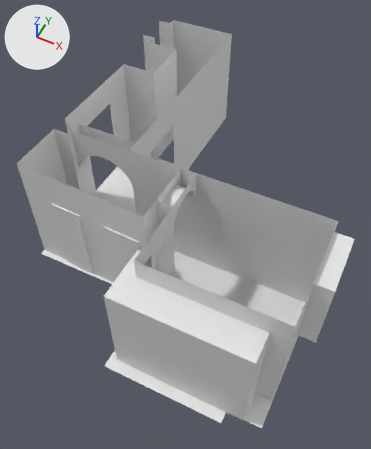
Renders of the Blender file vl.vlabs.com.ua/models/apartment/src/apartment.blend from each side of a commit.
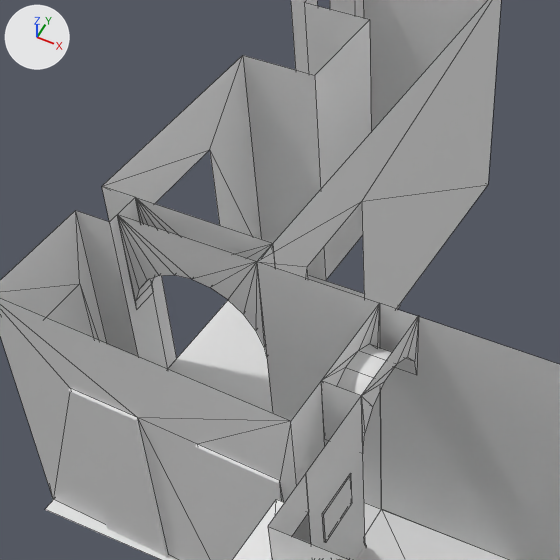
Each version is shown whole from a camera (50 mm lens) standing at (2.09, -4.42, 10.4) and looking at (-1.73, 3.23, 0.85), then close up on the part from 6% to 69% of the width and 9% to 61% of the height. Arrows for +X, +Y and +Z are at upper left; the lights stay in place. The close-ups show mesh edges as thin lines. Materials are left out; every surface is plain grey.

In view in the first close-up: 'bathroomDoor', 'bigRoomDoor', 'corridorWalls', 'floor.001', 'kitchenFloor', 'kitchenWalls', 'toiletDoor'.
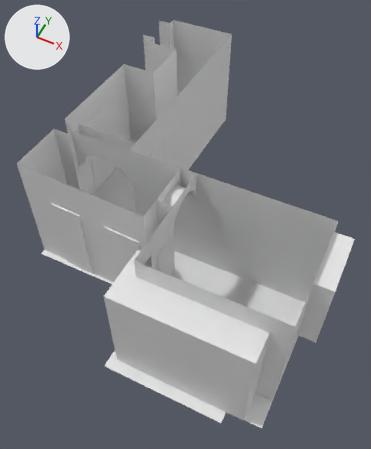
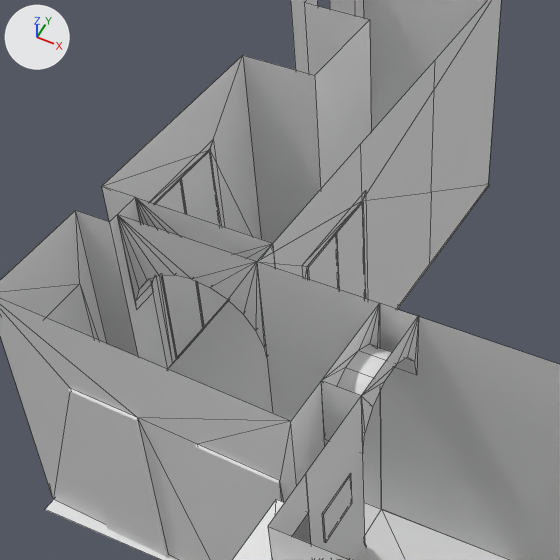
Where the newer file only moved an object's origin or applied its transform, the numbers keep the older frame.

What changed in the scene script:
```text
Change me_kitchenwallsgeometry:
    where me_kitchenwallsgeometry.from_pydata(...)  # 239 vertices, 181 faces; spans x -4.35..0.78, y 0.0..3.29, z 0.0..2.96
    verts and faces of me_kitchenwallsgeometry; kept vertices keep their numbers, new ones are numbered from 239
    me_kitchenwallsgeometry part 1
    add delete_faces([(0, 2, 3, 1)])
    add verts[239] = (-5.91, 3.28, 1.73)  # pixel (136, 309)
    add verts[240] = (-4.35, 3.28, 1.73)  # pixel (266, 357)
    add verts[241] = (-5.13, 3.28, 2.45)  # pixel (191, 279)
    add verts[242] = (-5.33, 3.28, 2.42)  # pixel (174, 275)
    add verts[243] = (-5.53, 3.28, 2.34)  # pixel (159, 275)
    add verts[244] = (-5.69, 3.28, 2.22)  # pixel (147, 280)
    add verts[245] = (-5.82, 3.28, 2.05)  # pixel (139, 289)
    add verts[246] = (-5.9, 3.28, 1.86)  # pixel (135, 300)
    add verts[247] = (-4.36, 3.28, 1.86)  # pixel (264, 347)
    add verts[248] = (-4.44, 3.28, 2.05)  # pixel (255, 330)
    add verts[249] = (-4.57, 3.28, 2.22)  # pixel (243, 314)
    add verts[250] = (-4.73, 3.28, 2.34)  # pixel (227, 299)
    add verts[251] = (-4.92, 3.28, 2.42)  # pixel (210, 287)
    add verts[252] = (-5.91, 3.28, 2.96)  # pixel (117, 214)
    add verts[253] = (-4.35, 3.28, 2.96)  # pixel (256, 261)
    add faces += [(2, 247, 240), (239, 246, 252), (2, 248, 247), (245, 252, 246), (2, 249, 248), (244, 252, 245)]
    add faces += [(2, 250, 249), (243, 252, 244), (2, 251, 250), (242, 252, 243), (2, 241, 251), (241, 252, 242)]
    add faces += [(2, 252, 241), (0, 253, 3, 1)]
Change me_corridorwallsgeometry:
    remove me_corridorwallsgeometry.from_pydata(...)  # 179 vertices, 172 faces, 1 loose edge; spans x -0.37..3.19, y -7.18..0.22, z -1.48..1.48
    add me_corridorwallsgeometry.from_pydata(...)  # 199 vertices, 175 faces, 1 loose edge; spans x -0.37..3.19, y -7.18..0.22, z -1.48..1.48
    me_corridorwallsgeometry part 2
    1 vertex is removed from x 0.35, y -5.57, z 1.48
    16 faces are deleted
    21 vertices are added at x -0.05..1.91, y -4.77..-1.68, z -1.48..1.48
    19 new faces join them
Change me_mesh_000:
    where me_mesh_000.from_pydata(...)  # 8 vertices, 3 faces; spans x -3.24..0.0, y -1.64..2.99, z 0.0
    verts and faces of me_mesh_000; kept vertices keep their numbers, new ones are numbered from 8
    me_mesh_000 part 3
    add verts[8] = (-2.33, 2.99, 0.0)
    add verts[9] = (-1.26, 5.78, 0.0)  # pixel (489, 184)
    add verts[10] = (-2.33, 5.78, 0.0)
    add verts[11] = (-2.33, 4.3, 0.0)
    add verts[12] = (-3.55, 5.78, 0.0)
    add verts[13] = (-3.55, 4.3, 0.0)
    add faces += [(2, 9, 10, 8), (10, 12, 13, 11)]
Add ob_corridorwalls_001:
    ob_corridorwalls_001 = bpy.data.objects.new('corridorWalls.001', me_corrdordoubleleafeddoorlgeometry)  # a box spanning x 0.0..0.02, y 0.0..0.6, z 0.0..2.23
    ob_corridorwalls_001.location = (-2.99, 3.84, 0.0)
Add ob_corridorwalls_002:
    ob_corridorwalls_002 = bpy.data.objects.new('corridorWalls.002', me_corrdordoubleleafeddoorrgeometry)  # a box spanning x 0.0..0.02, y -0.6..0.0, z 0.0..2.23
    ob_corridorwalls_002.location = (-2.99, 5.05, 0.0)
Add ob_corridorwalls_003:
    ob_corridorwalls_003 = bpy.data.objects.new('corridorWalls.003', me_corrdordoubleleafeddoorrgeometry)  # a box spanning x 0.0..0.02, y -0.6..0.0, z 0.0..2.23
    ob_corridorwalls_003.location = (-4.94, 3.91, 0.0)
    ob_corridorwalls_003.rotation_euler = (0.0, 0.0, 3.142)  # degrees (0, 0, 180)
Add ob_corridorwalls_004:
    ob_corridorwalls_004 = bpy.data.objects.new('corridorWalls.004', me_corrdordoubleleafeddoorlgeometry)  # a box spanning x 0.0..0.02, y 0.0..0.6, z 0.0..2.23
    ob_corridorwalls_004.location = (-4.94, 5.12, 0.0)
    ob_corridorwalls_004.rotation_euler = (0.0, 0.0, 3.142)  # degrees (0, 0, 180)
```

Where the change shows, as pixel boxes [x1, y1, x2, y2] in the close-ups (560 x 560 px; the box of a moved part takes in the faces that stretch with it):
'kitchenWalls', reshaped
    before: [233, 262, 560, 560]
    after: [117, 215, 560, 560]
'floor.001', reshaped
    before: [45, 275, 400, 560]
    after: [45, 184, 489, 560]
'corridorWalls.003', added
    after: [155, 178, 204, 359]
'corridorWalls.004', added
    after: [181, 150, 229, 328]
'corridorWalls.002', added
    after: [336, 201, 365, 298]
'corridorWalls.001', added
    after: [307, 233, 339, 290]
part 1 of me_kitchenwallsgeometry, built on
    before: [257, 262, 381, 509]
    after: [117, 215, 381, 509]
part 2 of me_corridorwallsgeometry, moved or reshaped
    before: [117, 0, 501, 352]
    after: [150, 0, 501, 363]
part 3 of me_mesh_000, added
    after: [400, 184, 489, 306]
